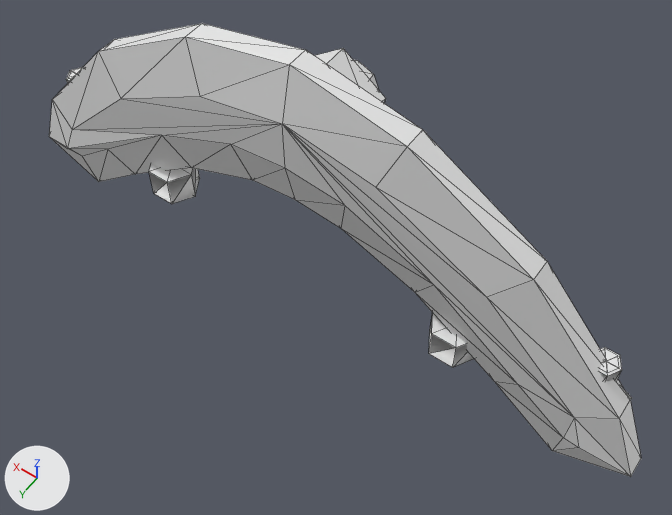
Two versions of the OBJ model .design/ships3d/meshes/Chord.obj, one commit apart.
The view is the same before and after, from a camera (50 mm lens) standing at (-20.2, 25.4, 37.1) and looking at (-2.9, 1.1, -1.0). Every picture has the same lights, and +X, +Y and +Z are marked at lower left. The first picture is the older version. Mesh edges are drawn as thin lines. Where no turn or scale is listed for an object, it has been applied to the vertices. Vertices at exactly the same position are counted once.

Script lines for the objects in view, before the commit:
```python
me_chord = bpy.data.meshes.new('Chord')
me_chord.from_pydata(...)  # 209 vertices, 330 faces; spans x -20.5..20.5, y -5.3..1.3, z -8.0..10.0
ob_chord = bpy.data.objects.new('Chord', me_chord)
ob_chord.location = (0.0, 0.0, 0.0)
```
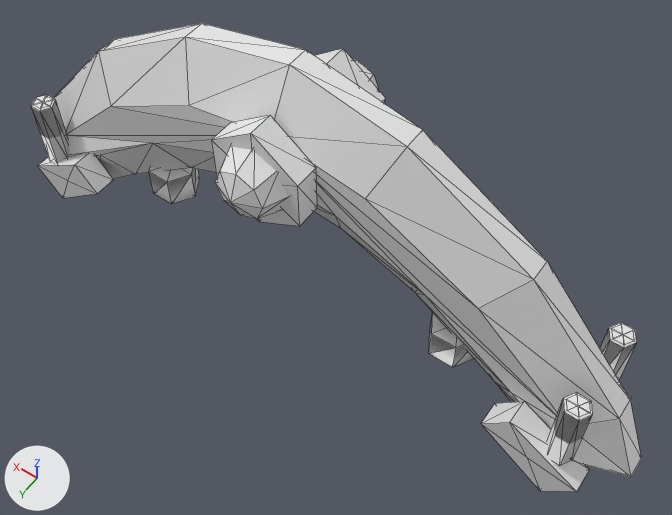
Edits to the scene script, one JSON object a line:
```json
{"block": "me_chord", "where": "# used by ob_chord; location = (0.0, 0.0, 0.0)"}
{"op": "remove", "block": "me_chord", "code": "me_chord.from_pydata(...)  # 209 vertices, 330 faces; spans x -20.5..20.5, y -5.3..1.3, z -8.0..10.0"}
{"op": "add", "block": "me_chord", "code": "me_chord.from_pydata(...)  # 304 vertices, 460 faces; spans x -20.5..20.5, y -5.3..5.3, z -8.0..10.0"}
{"block": "me_chord", "change": "me_chord part 1: the loose piece of 14 vertices spanning x 16.3..17.9, y -1.2..0.1, z -4.6..-0.1 is moved by (0.0, -1.8, 0.0)"}
{"block": "me_chord", "change": "me_chord part 2: the loose piece of 7 vertices spanning x 16.5..17.8, y -1.1..0.0, z 0.0 is moved by (0.0, -1.8, 0.0)"}
{"block": "me_chord", "change": "me_chord part 3: the loose piece of 14 vertices spanning x -17.9..-16.3, y -1.2..0.1, z -4.6..-0.1 is moved by (0.0, -1.8, 0.0)"}
{"block": "me_chord", "change": "me_chord part 4: the loose piece of 7 vertices spanning x -17.8..-16.5, y -1.1..0.0, z 0.0 is moved by (0.0, -1.8, 0.0)"}
{"block": "me_chord", "change": "me_chord part 5: a new loose piece, a 6-sided cylinder along z spanning x 16.4..17.8, y 1.7..3.0, z -4.6..-0.1"}
{"block": "me_chord", "change": "me_chord part 6: the loose piece of 7 vertices spanning x 16.5..17.8, y -1.1..0.0, z 0.0 is copied, and the copy is moved by (0.0, 2.9, 0.0); it spans x 16.5..17.7, y 1.8..2.9, z 0.0"}
{"block": "me_chord", "change": "me_chord part 7: a new loose piece, a 6-sided cylinder along z spanning x -17.8..-16.4, y 1.7..3.0, z -4.6..-0.1"}
{"block": "me_chord", "change": "me_chord part 8: the loose piece of 7 vertices spanning x -17.8..-16.5, y -1.1..0.0, z 0.0 is copied, and the copy is moved by (0.0, 2.9, 0.0); it spans x -17.7..-16.5, y 1.8..2.9, z 0.0"}
{"block": "me_chord", "change": "me_chord part 9: a new loose piece of 17 vertices spanning x -2.0..2.0, y 3.4..5.3, z 3.2..7.2"}
{"block": "me_chord", "change": "me_chord part 10: a new loose piece of 13 vertices spanning x -2.5..2.5, y 2.1..3.5, z 2.2..8.2"}
{"block": "me_chord", "change": "me_chord part 11"}
{"block": "me_chord", "change": "6 vertices in x -11.4..11.4, y 1.2..1.3, z 2.4..5.9 move by (0.0, 0.8, 0.0)"}
{"block": "me_chord", "change": "4 vertices in x -13.9..13.9, y 1.1..1.2, z -3.0..1.2 move by (0.0, 0.7, 0.0)"}
{"block": "me_chord", "change": "3 vertices in x -17.8..17.8, y 1.3, z -5.1..4.0 move by (0.0, 0.9, 0.0)"}
{"block": "me_chord", "change": "5 vertices move from x -17.0..17.0, y 1.1..1.3, z -5.4..7.0 to x -17.0..17.0, y 1.6..2.3, z -5.4..7.0"}
{"block": "me_chord", "change": "15 vertices are added at x -18.7..18.7, y 1.8..5.1, z -7.6..7.0"}
{"block": "me_chord", "change": "8 new vertices lie (0.0, 1.4, 0.0) away from vertices in x -18.7..18.7, y 1.8, z -7.6..-3.0"}
{"block": "me_chord", "change": "28 new faces join them"}
```

Boxes [x1, y1, x2, y2] around the edits, measured in the pictures (672 x 515 px; the box of a moved part takes in the faces that stretch with it):
```json
{"object": "Chord", "change": "reshaped", "before": [49, 23, 641, 477], "after": [31, 23, 641, 492]}
{"part": 1, "of": "me_chord", "change": "moved or reshaped", "before": [66, 67, 83, 84], "on screen": "not visible afterwards"}
{"part": 2, "of": "me_chord", "change": "moved or reshaped", "before": [68, 68, 82, 79], "on screen": "not visible afterwards"}
{"part": 3, "of": "me_chord", "change": "moved or reshaped", "before": [600, 347, 622, 381], "after": [600, 323, 637, 380]}
{"part": 4, "of": "me_chord", "change": "moved or reshaped", "before": [600, 349, 619, 373], "after": [612, 324, 634, 344]}
{"part": 5, "of": "me_chord", "change": "added", "after": [31, 94, 69, 163]}
{"part": 6, "of": "me_chord", "change": "added", "after": [33, 95, 53, 109]}
{"part": 7, "of": "me_chord", "change": "added", "after": [547, 393, 592, 466]}
{"part": 8, "of": "me_chord", "change": "added", "after": [566, 394, 590, 417]}
{"part": 9, "of": "me_chord", "change": "added", "after": [215, 146, 288, 219]}
{"part": 10, "of": "me_chord", "change": "added", "after": [211, 115, 317, 226]}
{"part": 11, "of": "me_chord", "change": "built on", "before": [49, 37, 631, 477], "after": [38, 37, 631, 492]}
```
